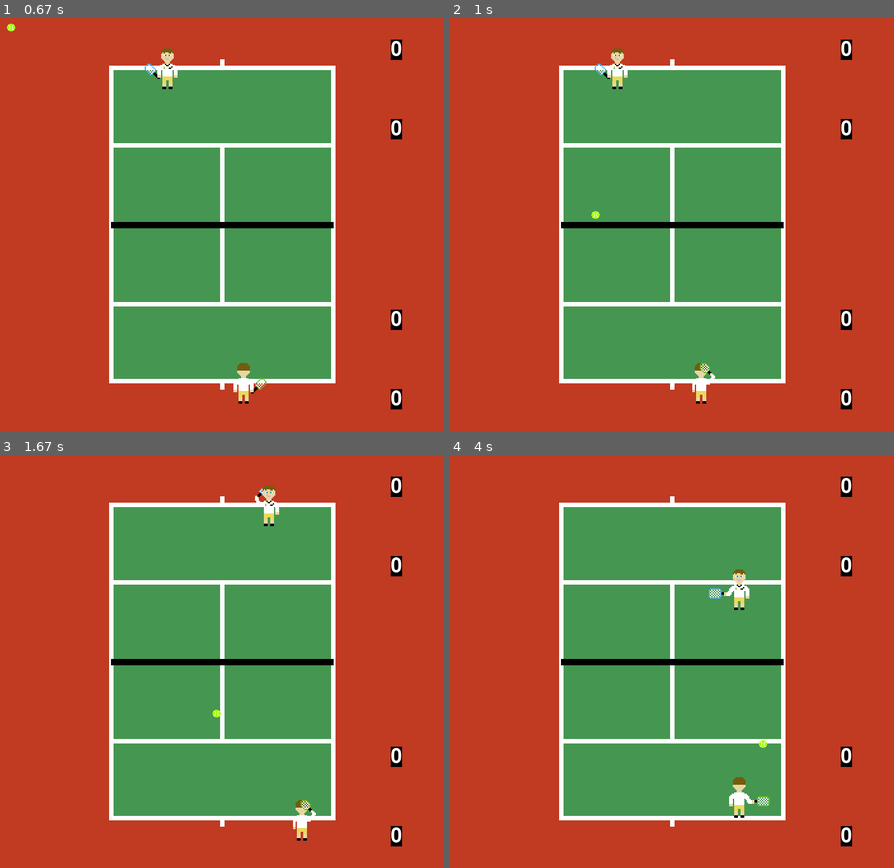
Above: before the commit, frames 1-4 (two rows, left to right).
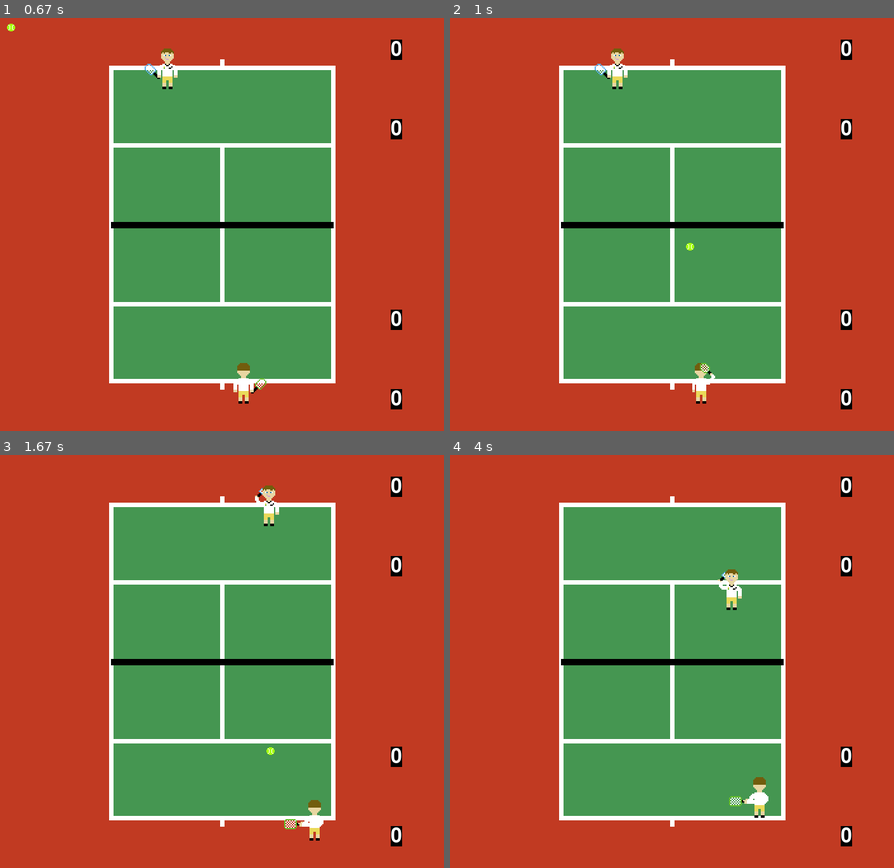
Above: after the commit, the same moments.

Repository: rafaelmcandeias/AASMA
Game: pygame game, started from Tennis_Game/tennis.py
The game is run twice, just before and just after one commit, with the same random seed, the same clock (stepped at 60 frames per second) and the same inputs.
Inputs:
- Up to frame 1 (0.67 s): tap Right Shift at 0.33 s
- Up to frame 2 (1 s): tap . at 0.67 s
- Up to frame 3 (1.67 s): tap Tab at 1 s; hold Right from 1.33 s (still down); hold D from 1.33 s (still down); tap . at 1.48 s
- Up to frame 4 (4 s): release Right at 1.8 s; release D at 1.8 s; tap Tab at 1.83 s; hold Up 2.17-2.47 s; hold W 2.17-2.47 s; hold Right 2.5-2.97 s; hold D 2.5-2.97 s; tap . at 2.65 s; hold Left 3-3.53 s; hold A 3-3.53 s; hold Down 3.57-3.87 s; hold S 3.57-3.87 s; hold Left from 3.9 s (still down); hold A from 3.9 s (still down)

Frame 1 is identical in both runs. In frame 2, less than 0.1% of the frame differs, in the area x 31-55%, y 46-57%; in frame 3, 0.5%; in frame 4, 0.9%, in the area x 58-72%, y 27-88%.

Commit message:
added playing to the left and right

Diff:
--- a/Tennis_Game/tennis.py
+++ b/Tennis_Game/tennis.py
@@ -1,5 +1,7 @@
 import pygame
 import images
+import numpy as np
+import numpy.random as rnd
 
 pygame.init()
 
@@ -14,7 +16,7 @@
 #Create the screen
 windowSize = (700, 650)
 screen = pygame.display.set_mode(windowSize)
-pygame.display.set_caption('Clinton Tennis Tour')
+pygame.display.set_caption('AASMA OPEN')
 
 #Start screen
 startGame = False
@@ -22,7 +24,7 @@
     screen.fill(BLACK)
     font = pygame.font.Font('freesansbold.ttf', 60)
     font2 = pygame.font.Font('freesansbold.ttf', 36)
-    startLabel = font.render('Clinton Tennis Tour', 1, (WHITE))
+    startLabel = font.render('    AASMA OPEN', 1, (WHITE))
     label2 = font2.render('Press SHIFT to start!', 1, (WHITE))
     for event in pygame.event.get():
         keyState = pygame.key.get_pressed()
@@ -99,6 +101,64 @@
         if self.rect.y < 0:
             self.rect.y = 0
 
+def get_stroke_speed(tennisBall, position, keyState):
+    # bottom players stroke
+    if position == "bottom":
+        # region 1 of the court
+        speedy = -rnd.uniform(5,8)
+        if 175 <= tennisBall.rect.x < 275:
+            if keyState[pygame.K_n]:
+                return (-rnd.uniform(0,1), speedy)
+            elif keyState[pygame.K_m]:
+                return (rnd.uniform(2,4), speedy)
+            else:
+                return (0, speedy)
+        # region 2 of the court
+        if 275 <= tennisBall.rect.x < 475:
+            if keyState[pygame.K_n]:
+                return (-rnd.uniform(2,3), speedy)
+            elif keyState[pygame.K_m]:
+                return (rnd.uniform(2,3), speedy)
+            else:
+                return (0, speedy)
+        # region 3 of the court
+        if 475 <= tennisBall.rect.x <= 575:
+            if keyState[pygame.K_n]:
+                return (-rnd.uniform(0,1), speedy)
+            elif keyState[pygame.K_m]:
+                return (rnd.uniform(2,4), speedy)
+            else:
+                return (0, speedy)
+
+    # top players stroke
+    else:
+        speedy = rnd.uniform(5,8)
+        if 175 <= tennisBall.rect.x < 275:
+            if keyState[pygame.K_r]:
+                return (-rnd.uniform(0,1), speedy)
+            elif keyState[pygame.K_t]:
+                return (rnd.uniform(2,4), speedy)
+            else:
+                return (0, speedy)
+        # region 2 of the court
+        if 275 <= tennisBall.rect.x < 475:
+            if keyState[pygame.K_r]:
+                return (-rnd.uniform(2,3), speedy)
+            elif keyState[pygame.K_t]:
+                return (rnd.uniform(2,3), speedy)
+            else:
+                return (0, speedy)
+        # region 3 of the court
+        if 475 <= tennisBall.rect.x <= 575:
+            if keyState[pygame.K_r]:
+                return (-rnd.uniform(2,4), speedy)
+            elif keyState[pygame.K_t]:
+                return (rnd.uniform(0,1), speedy)
+            else:
+                return (0, speedy)
+
+
+
 class Ball(pygame.sprite.Sprite):
 
     def __init__(self):
@@ -109,75 +169,32 @@
         self.speedy = 0
 
     def update(self):
-        #Robert's forehand
-        if tennisBall.rect.colliderect(robert) and tennisBall.rect.x > robert.rect.x + 10:
-            robert.image = images.robert_forehand
+
+        keyState = pygame.key.get_pressed()
+
+        # bottom player hits the ball
+        if tennisBall.rect.colliderect(robert):
             effect = pygame.mixer.Sound('tennisserve.wav')
             effect.play(0)
-            robert.rect.y -5
-            self.speedy = -13
-            self.speedx = 3
-
-        #Robert's backhand
-        if tennisBall.rect.colliderect(robert) and tennisBall.rect.x < robert.rect.x - 10:
-            robert.image = images.robert_backhand
+            self.speedx, self.speedy = get_stroke_speed(tennisBall, "bottom", keyState)
+            # forehand animation
+            if tennisBall.rect.colliderect(robert) and tennisBall.rect.x > robert.rect.x + 10:
+                robert.image = images.robert_forehand
+            #backhand animation
+            elif tennisBall.rect.colliderect(robert) and tennisBall.rect.x < robert.rect.x - 10:
+                robert.image = images.robert_backhand
+
+        # top player hits the ball
+        elif tennisBall.rect.colliderect(camden):
             effect = pygame.mixer.Sound('tennisserve.wav')
             effect.play(0)
-            robert.rect.y -5
-            self.speedy = -12
-            self.speedx = -2
-
-        #Robert's forehand volley
-        if tennisBall.rect.colliderect(robert) and tennisBall.rect.x > robert.rect.x + 10 and 325 < robert.rect.y < 450:
-            robert.image = images.robert_forehand_volley
-            effect = pygame.mixer.Sound('tennisserve.wav')
-            effect.play(0)
-            robert.rect.y -5
-            self.speedy = -5
-
-        #Robert's backhand volley
-        if tennisBall.rect.colliderect(robert) and tennisBall.rect.x < robert.rect.x - 10 and 325 < robert.rect.y < 450:
-            robert.image = images.robert_backhand_volley
-            effect = pygame.mixer.Sound('tennisserve.wav')
-            effect.play(0)
-            robert.rect.y -5
-            self.speedy = -4.5
-
-        #Camden's forehand
-        if tennisBall.rect.colliderect(camden) and tennisBall.rect.x < camden.rect.x -10:
-            camden.image = images.camden_forehand
-            effect = pygame.mixer.Sound('tennisserve.wav')
-            effect.play(0)
-            camden.rect.y -5
-            self.speedy = 14
-            self.speedx = 2
-
-        #Camden's backhand
-        if tennisBall.rect.colliderect(camden) and tennisBall.rect.x > camden.rect.x + 10:
-            camden.image = images.camden_backhand
-            effect = pygame.mixer.Sound('tennisserve.wav')
-            effect.play(0)
-            camden.rect.y -5
-            self.speedy = 13
-            self.speedx = 2
-
-        #Camden's forehand volley
-        if tennisBall.rect.colliderect(camden) and tennisBall.rect.x < camden.rect.x -10 and 200 < camden.rect.y < 325:
-            camden.image = images.camden_forehand_volley
-            effect = pygame.mixer.Sound('tennisserve.wav')
-            effect.play(0)
-            camden.rect.y -5
-            self.speedy = 3.75
-
-        #Camden's backhand volley
-        if tennisBall.rect.colliderect(camden) and tennisBall.rect.x > camden.rect.x + 10 and 200 < camden.rect.y < 325:
-            camden.image = images.camden_backhand_volley
-            effect = pygame.mixer.Sound('tennisserve.wav')
-            effect.play(0)
-            camden.rect.y -5
-            self.speedy = 3.75
-
-        keyState = pygame.key.get_pressed()
+            self.speedx, self.speedy = get_stroke_speed(tennisBall, "top", keyState)
+            # forehand animation
+            if tennisBall.rect.colliderect(robert) and tennisBall.rect.x > robert.rect.x + 10:
+                camden.image = images.camden_forehand
+            #backhand animation
+            elif tennisBall.rect.colliderect(robert) and tennisBall.rect.x < robert.rect.x - 10:
+                camden.image = images.camden_backhand
 
         #Robert's deuce side serve
         if keyState[pygame.K_PERIOD] and 350 < robert.rect.x < 575 and robert.rect.y > 449:
@@ -208,8 +225,8 @@
             self.speedy = 14
 
         #Make the ball slow down
-        self.speedy = self.speedy * .98
-        self.speedx = self.speedx * .98
+        self.speedy = self.speedy * 0.99
+        self.speedx = self.speedx * 0.99
         self.rect = self.rect.move(self.speedx, self.speedy)
 
 #Add people
@@ -360,7 +377,7 @@
         if event.type == pygame.QUIT:
             carryOn = False
         elif event.type == pygame.KEYDOWN:
-            if event.key == pygame.K_x:
+            if event.key == pygame.K_ESCAPE:
                 carryOn = False
 
     all_sprites.update()
